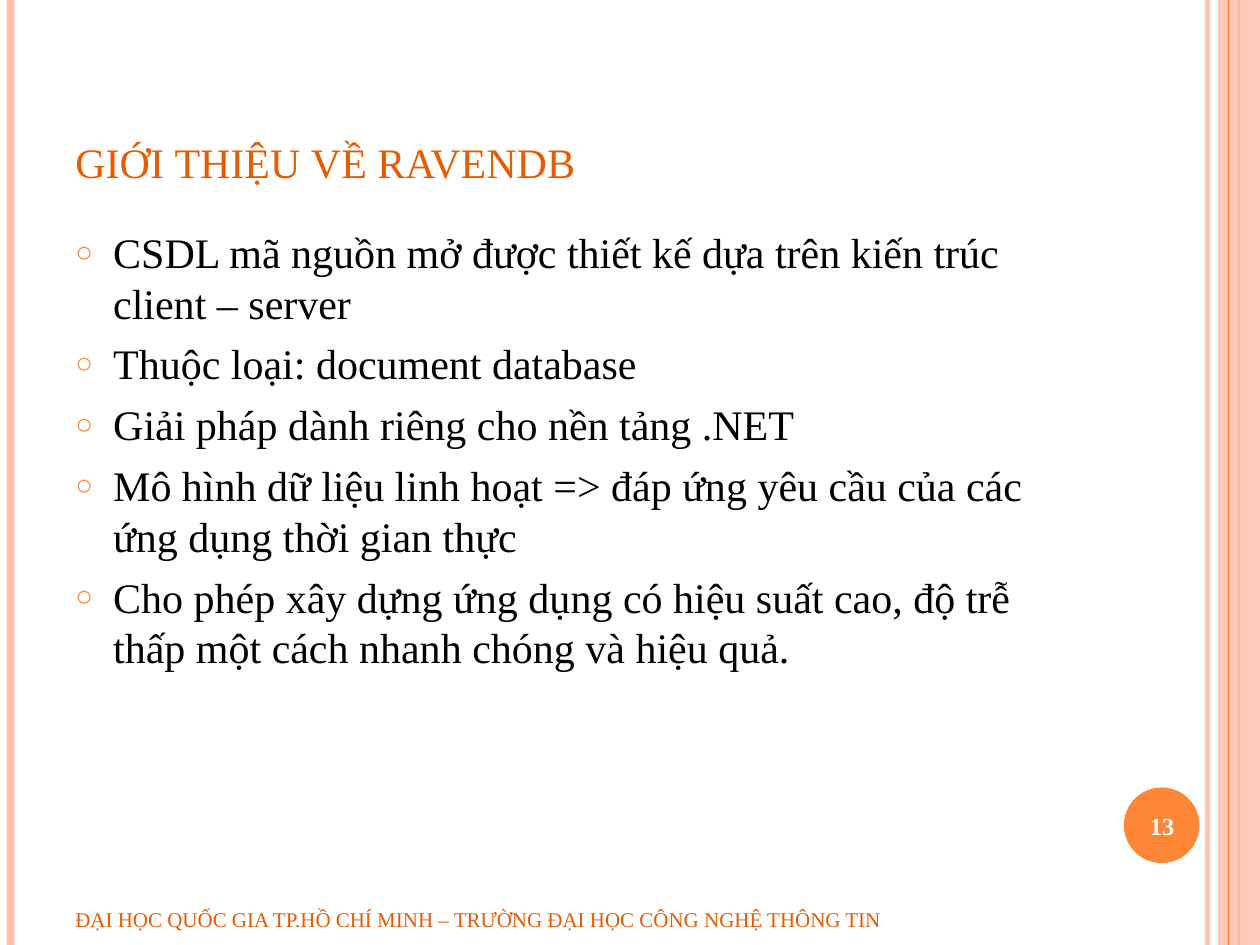
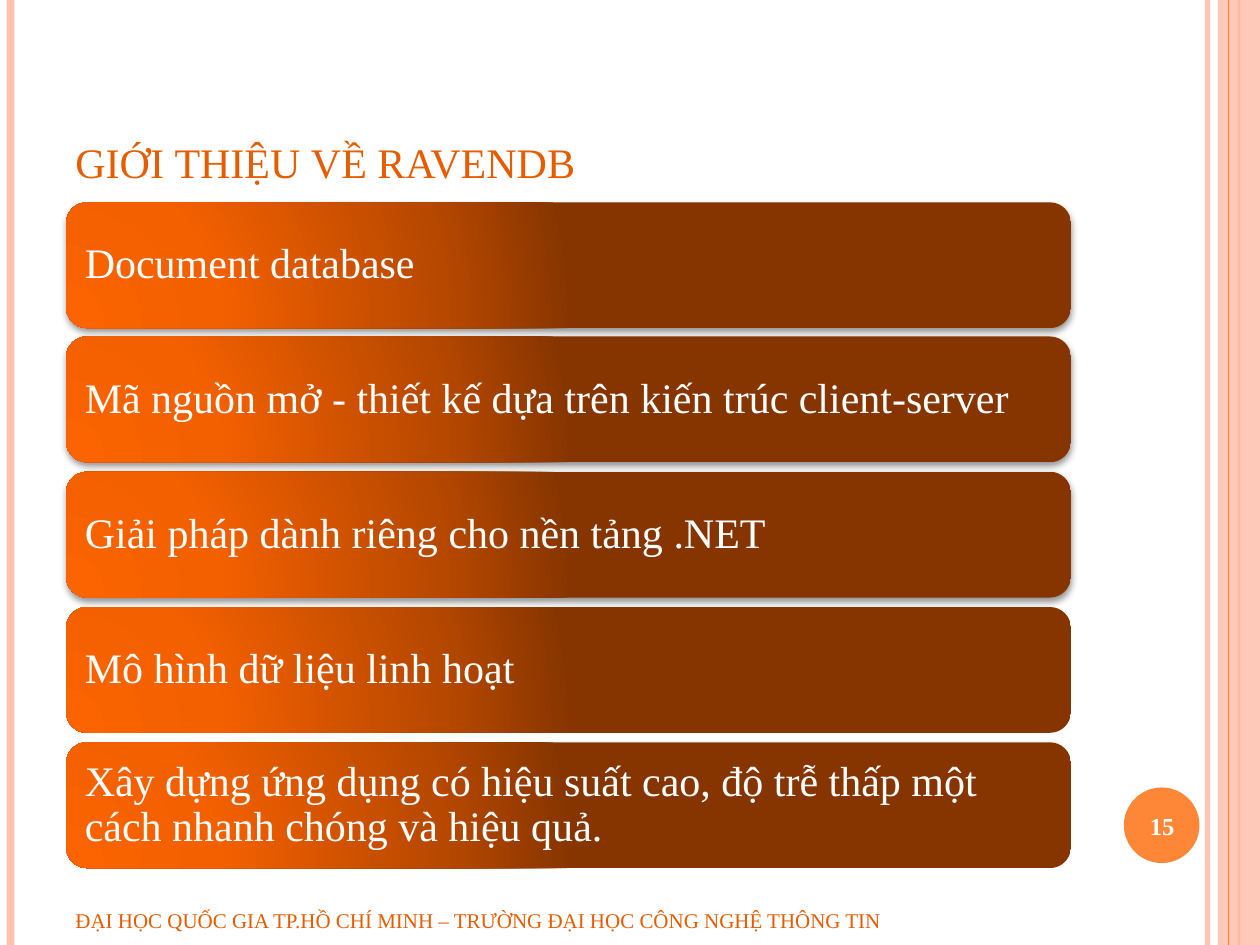
Before and after one commit to geovip/nosqlravendbuit, a slide deck: slide 15 of Document/slide bao cao.pptx (slide 13 before the commit). Drawn at 1260x945 pixels with LibreOffice and Linux fonts; fonts in the diff are those of the drawing; background and template pictures are left out. Boxes give left, top, right and bottom in pixels: in the first picture for what was removed or moved away, otherwise in the second. Text is boxed around its words. In the diff, an @@ line names an element or a change of style, - is before the commit and + after.

```diff
--- a/Document/slide bao cao.pptx
+++ b/Document/slide bao cao.pptx
@@ freeform shape added at bbox=[66, 203, 1071, 329], fill gradient #FD6400 to #F46100 to #B74900 to #873600, 24 pt, text #FFFFFF @@
+Document database
@@ text removed at bbox=[113, 237, 1022, 672] @@
-○ CSDL mã nguồn mở được thiết kế dựa trên kiến trúc client – server
-○ Thuộc loại: document database
-○ Giải pháp dành riêng cho nền tảng .NET
-○ Mô hình dữ liệu linh hoạt => đáp ứng yêu cầu của các ứng dụng thời gian thực
-○ Cho phép xây dựng ứng dụng có hiệu suất cao, độ trễ thấp một cách nhanh chóng và hiệu quả.
@@ freeform shape added at bbox=[66, 336, 1071, 462], fill gradient #FD6400 to #F46100 to #B74900 to #873600, 24 pt, text #FFFFFF @@
+Mã nguồn mở - thiết kế dựa trên kiến trúc client-server
@@ freeform shape added at bbox=[66, 471, 1071, 597], fill gradient #FD6400 to #F46100 to #B74900 to #873600, 24 pt, text #FFFFFF @@
+Giải pháp dành riêng cho nền tảng .NET
@@ freeform shape added at bbox=[66, 607, 1071, 733], fill gradient #FD6400 to #F46100 to #B74900 to #873600, 24 pt, text #FFFFFF @@
+Mô hình dữ liệu linh hoạt
@@ freeform shape added at bbox=[66, 742, 1071, 868], fill gradient #FD6400 to #F46100 to #B74900 to #873600, 24 pt, text #FFFFFF @@
+Xây dựng ứng dụng có hiệu suất cao, độ trễ thấp một cách nhanh chóng và hiệu quả.
@@ page number at bbox=[1150, 819, 1175, 836]: text changed @@
-13
+15
```
Also in this commit, not shown: 10 other slides changed, 4 slides removed, 1 other file.
